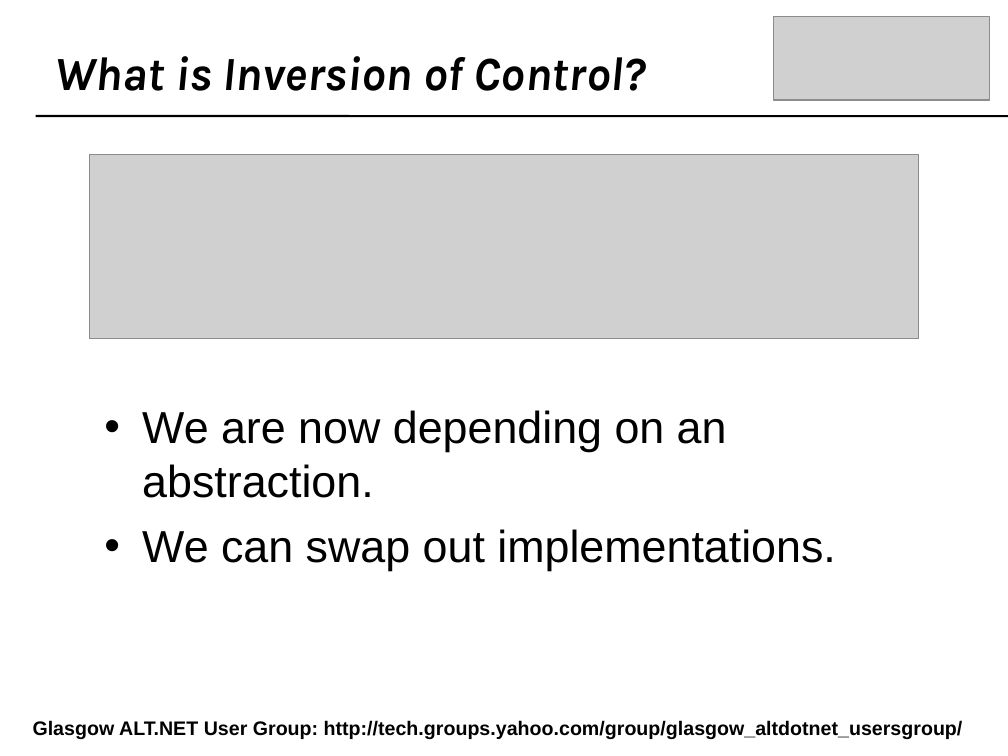
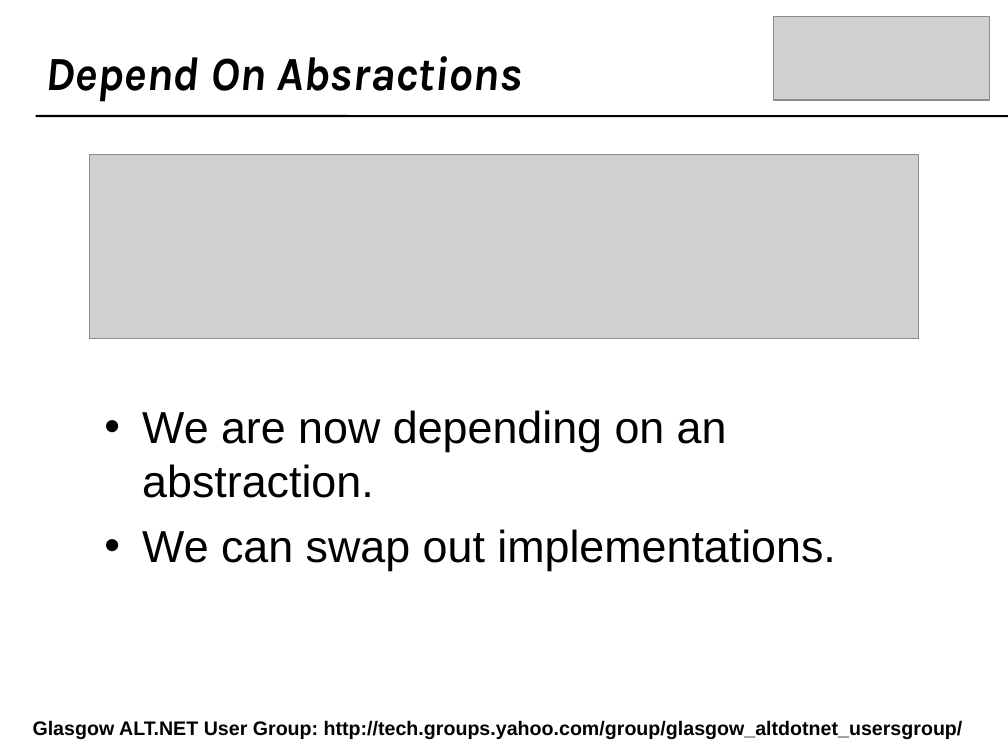
Before and after one commit to craignicol/scotaltdotnet, a slide deck: slide 17 of belfast/IOC-TDD-And Testability.ppt. Drawn at 1008x756 pixels with LibreOffice and Linux fonts; fonts in the diff are those of the drawing; grey boxes stand for pictures; background and template pictures are left out. Boxes give left, top, right and bottom in pixels: in the first picture for what was removed or moved away, otherwise in the second. Text is boxed around its words. In the diff, an @@ line names an element or a change of style, - is before the commit and + after.

```diff
--- a/belfast/IOC-TDD-And Testability.ppt
+++ b/belfast/IOC-TDD-And Testability.ppt
@@ text at (46,56,522,102): text changed @@
-What is Inversion of Control?
+Depend On Absractions
```
Also in this commit, not shown: 1 other slide changed, 1 slide removed.
